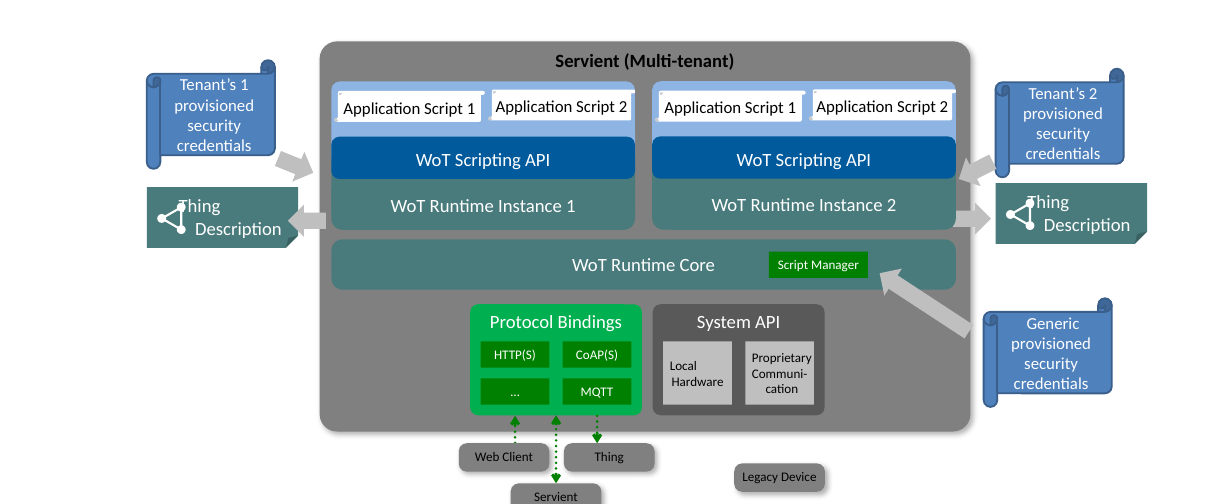
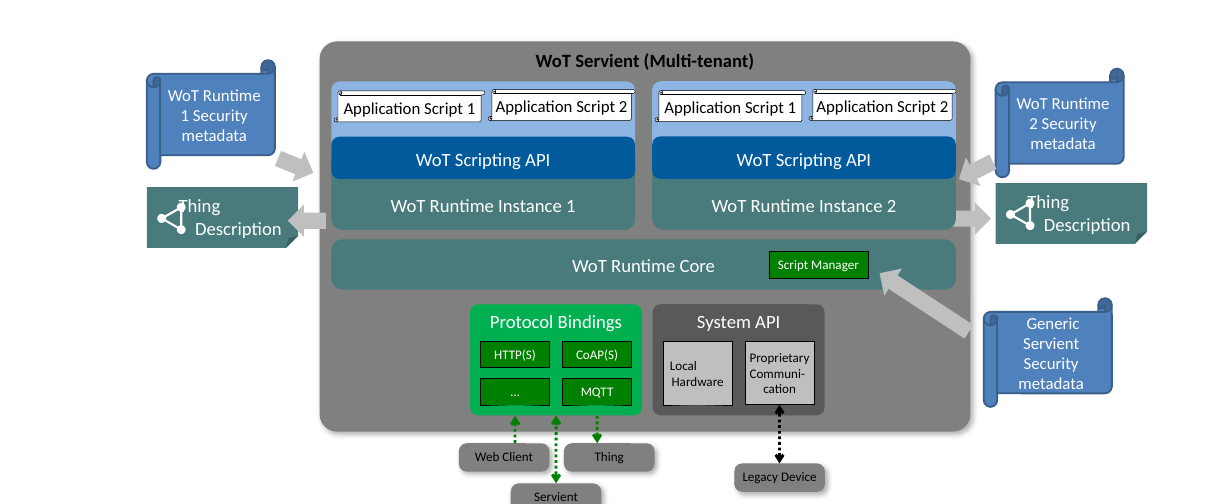
Before and after one commit to w3c/wot-security, a slide deck: slide 8 of images/Security_scenarios.pptx. Drawn at 1232x504 pixels with LibreOffice and Linux fonts; fonts in the diff are those of the drawing. Boxes give left, top, right and bottom in pixels: in the first picture for what was removed or moved away, otherwise in the second. Text is boxed around its words. In the diff, an @@ line names an element or a change of style, - is before the commit and + after.

```diff
--- a/images/Security_scenarios.pptx
+++ b/images/Security_scenarios.pptx
@@ text in rounded rectangle at (x1=536, y1=53, x2=755, y2=70): text changed @@
-Servient (Multi-tenant)
+WoT Servient (Multi-tenant)
@@ text in horizontal scroll at (x1=168, y1=89, x2=261, y2=141): text changed @@
-Tenant’s 1 provisioned security credentials
+WoT Runtime 1 Security metadata
@@ text in horizontal scroll at (x1=1017, y1=97, x2=1110, y2=149): text changed @@
-Tenant’s 2 provisioned security credentials
+WoT Runtime 2 Security metadata
@@ text in horizontal scroll at (x1=1018, y1=317, x2=1083, y2=394): text changed @@
-Generic provisioned security credentials
+Generic Servient Security metadata
@@ text in rectangle at (x1=750, y1=353, x2=810, y2=393): text changed @@
-Proprietary
-Communi-
-cation
+Proprietary
+Communi-
+cation
@@ outline none to #000000 0.51 pt in 11 elements at (x1=745, y1=341, x2=814, y2=405), (x1=663, y1=341, x2=732, y2=405), (x1=481, y1=341, x2=549, y2=368), (x1=563, y1=341, x2=631, y2=368), (x1=563, y1=378, x2=631, y2=405), (x1=334, y1=91, x2=485, y2=122), (x1=488, y1=89, x2=635, y2=120), (x1=655, y1=91, x2=806, y2=122), (x1=809, y1=89, x2=956, y2=120), (x1=769, y1=251, x2=868, y2=278), (x1=481, y1=378, x2=549, y2=405) @@
@@ text in rectangle at (x1=670, y1=361, x2=724, y2=386): text changed @@
-Local
-Hardware
+Local
+Hardware
@@ freeform shape added at (x1=780, y1=405, x2=780, y2=463), outline #000000 3 pt @@
```
Also in this commit, not shown: 8 other slides changed, 9 other files.
